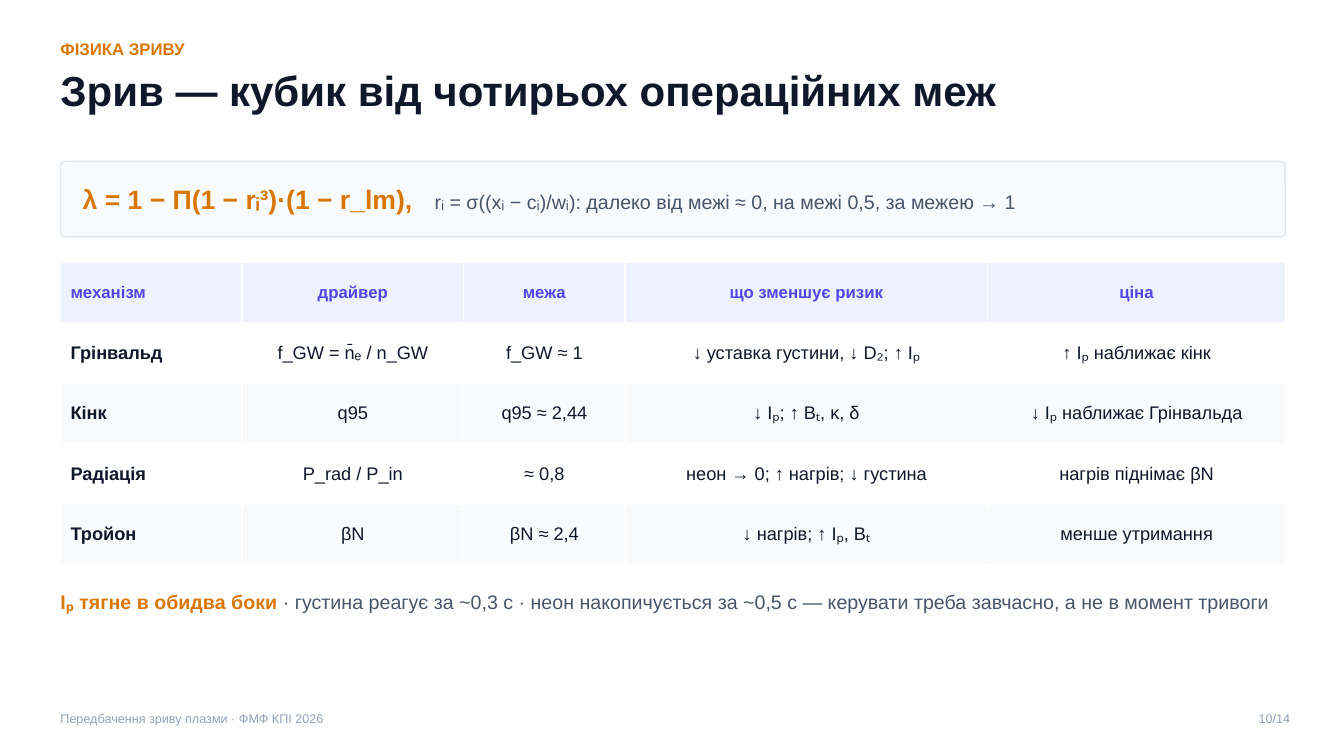
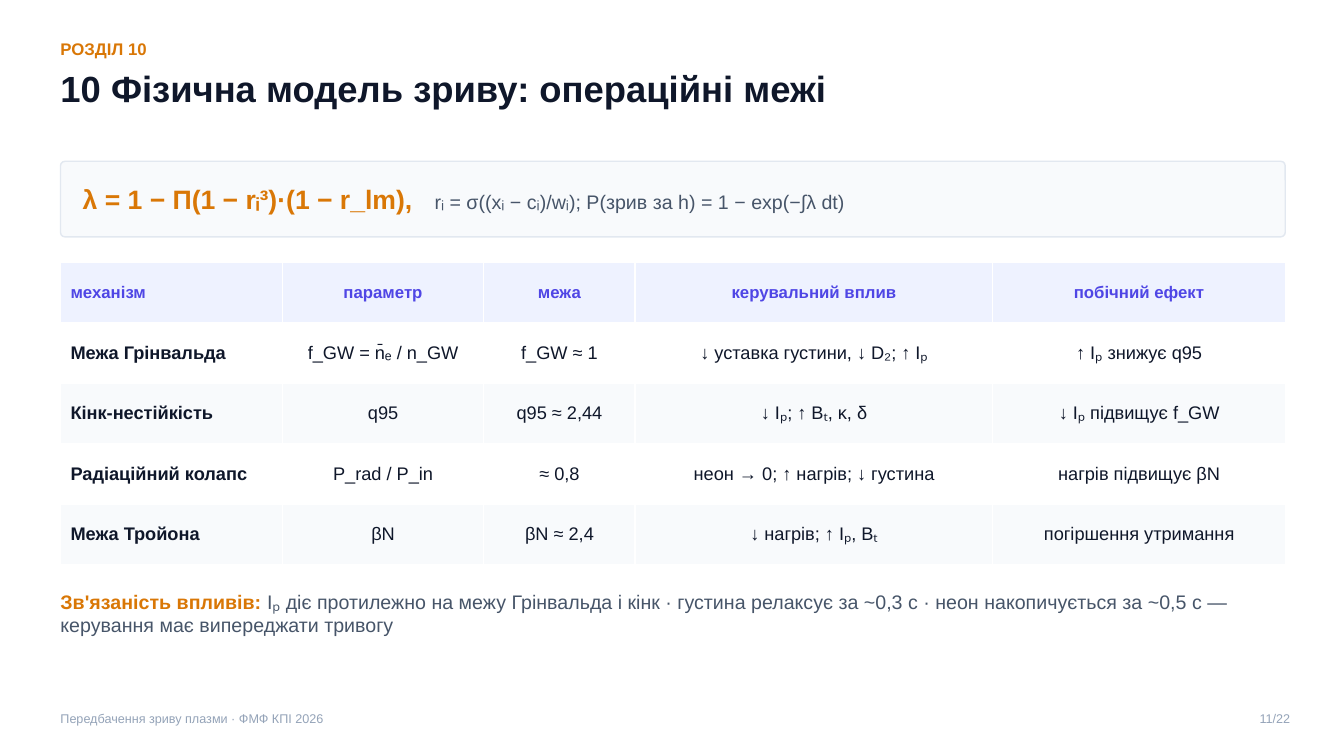
Before and after one commit to llllenah/plasma-disruption-prediction, a slide deck: slide 11 of docs/presentation.pptx (slide 10 before the commit). Drawn at 1344x756 pixels with LibreOffice and Linux fonts; fonts in the diff are those of the drawing. Boxes give left, top, right and bottom in pixels: in the first picture for what was removed or moved away, otherwise in the second. Text is boxed around its words. In the diff, an @@ line names an element or a change of style, - is before the commit and + after.

```diff
--- a/docs/presentation.pptx
+++ b/docs/presentation.pptx
@@ text at (x1=60, y1=43, x2=147, y2=59): text changed @@
-ФІЗИКА ЗРИВУ
+РОЗДІЛ 10
@@ text at (x1=60, y1=75, x2=826, y2=110): text changed; size 30 to 26 pt @@
-Зрив — кубик від чотирьох операційних меж
+10 Фізична модель зриву: операційні межі
@@ text at (x1=83, y1=189, x2=845, y2=215): text changed @@
-λ = 1 − Π(1 − rᵢ³)·(1 − r_lm), rᵢ = σ((xᵢ − cᵢ)/wᵢ): далеко від межі ≈ 0, на межі 0,5, за межею → 1
+λ = 1 − Π(1 − rᵢ³)·(1 − r_lm), rᵢ = σ((xᵢ − cᵢ)/wᵢ); P(зрив за h) = 1 − exp(−∫λ dt)
@@ table at (x1=60, y1=262, x2=1286, y2=565) @@
-row 1: механізм | драйвер | межа | що зменшує ризик | ціна
+row 1: механізм | параметр | межа | керувальний вплив | побічний ефект
-row 2, column 1: Грінвальд
+row 2, column 1: Межа Грінвальда
-row 2, column 5: ↑ Iₚ наближає кінк
+row 2, column 5: ↑ Iₚ знижує q95
-row 3, column 1: Кінк
+row 3, column 1: Кінк-нестійкість
-row 3, column 5: ↓ Iₚ наближає Грінвальда
+row 3, column 5: ↓ Iₚ підвищує f_GW
-row 4, column 1: Радіація
+row 4, column 1: Радіаційний колапс
-row 4, column 5: нагрів піднімає βN
+row 4, column 5: нагрів підвищує βN
-row 5, column 1: Тройон
+row 5, column 1: Межа Тройона
-row 5, column 5: менше утримання
+row 5, column 5: погіршення утримання
@@ text at (x1=60, y1=594, x2=1202, y2=636): text changed @@
-Iₚ тягне в обидва боки · густина реагує за ~0,3 с · неон накопичується за ~0,5 с — керувати треба завчасно, а не в момент тривоги
+Зв'язаність впливів: Iₚ діє протилежно на межу Грінвальда і кінк · густина релаксує за ~0,3 с · неон накопичується за ~0,5 с — керування має випереджати тривогу
@@ text at (x1=1260, y1=714, x2=1291, y2=723): text changed @@
-10/14
+11/22
```
Also in this commit, not shown: 8 other slides changed, 13 slides added, 5 slides removed, 8 other files.
